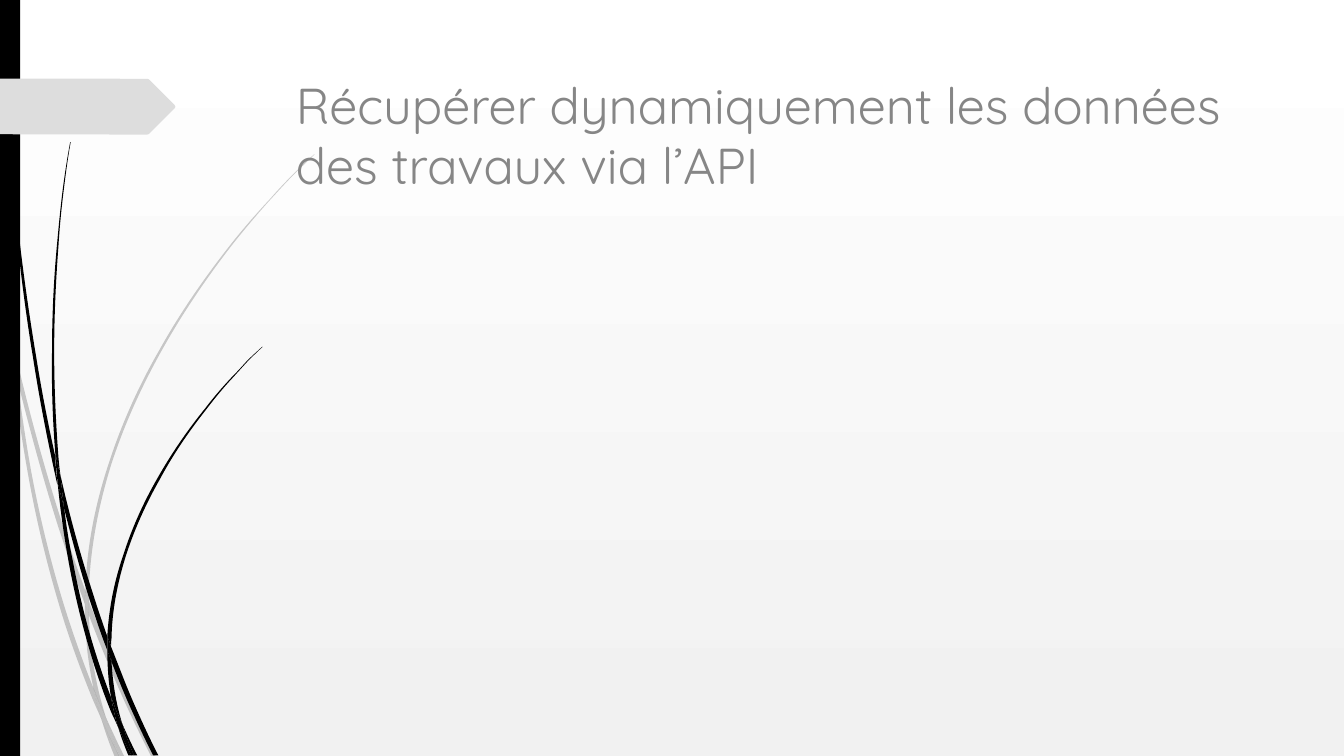
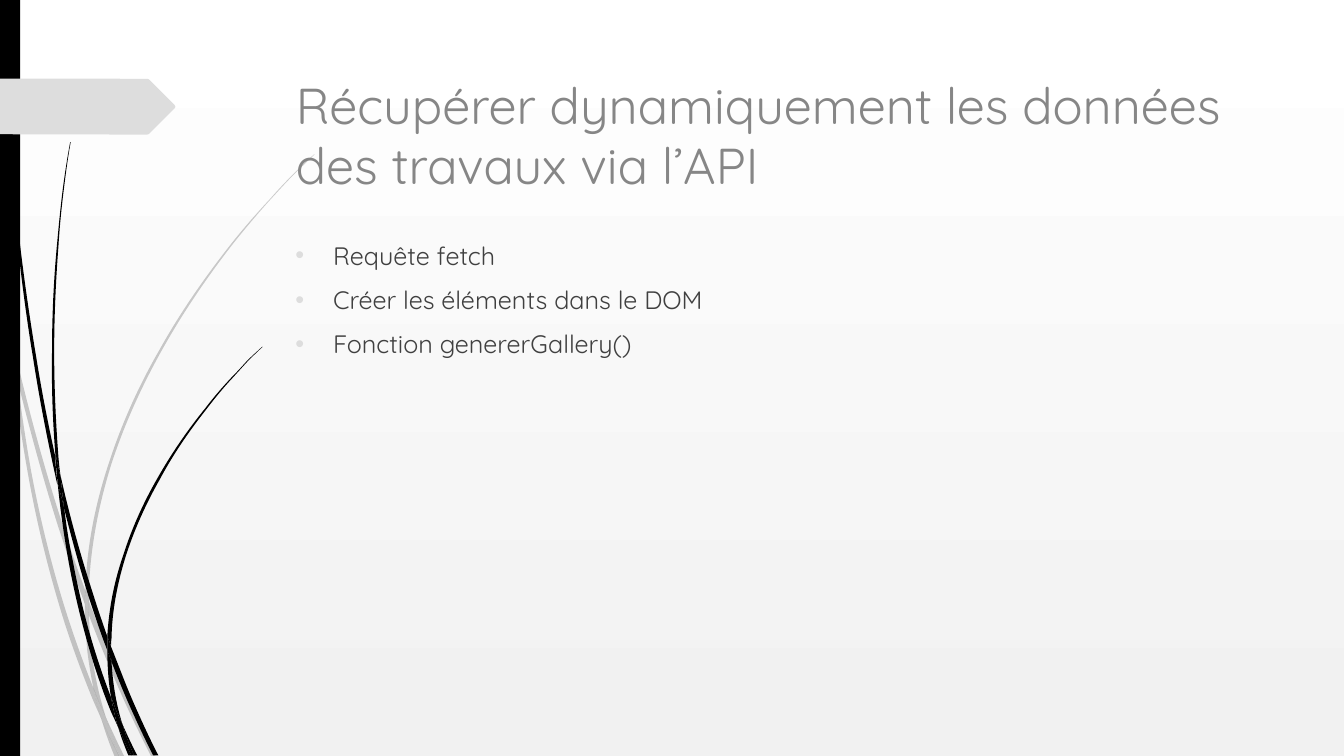
Before and after one commit to Oleome/Portfolio-architecte-sophie-bluel, a slide deck: slide 3 of Projet 3.ppt. Drawn at 1344x756 pixels with LibreOffice and Linux fonts; fonts in the diff are those of the drawing. Boxes give left, top, right and bottom in pixels: in the first picture for what was removed or moved away, otherwise in the second. Text is boxed around its words. In the diff, an @@ line names an element or a change of style, - is before the commit and + after.

```diff
--- a/Projet 3.ppt
+++ b/Projet 3.ppt
@@ text added at [333, 246, 702, 358], 18 pt, text #404040 @@
+• Requête fetch
+• Créer les éléments dans le DOM
+• Fonction genererGallery()
```
Also in this commit, not shown: 1 other slide changed, 2 other files.
